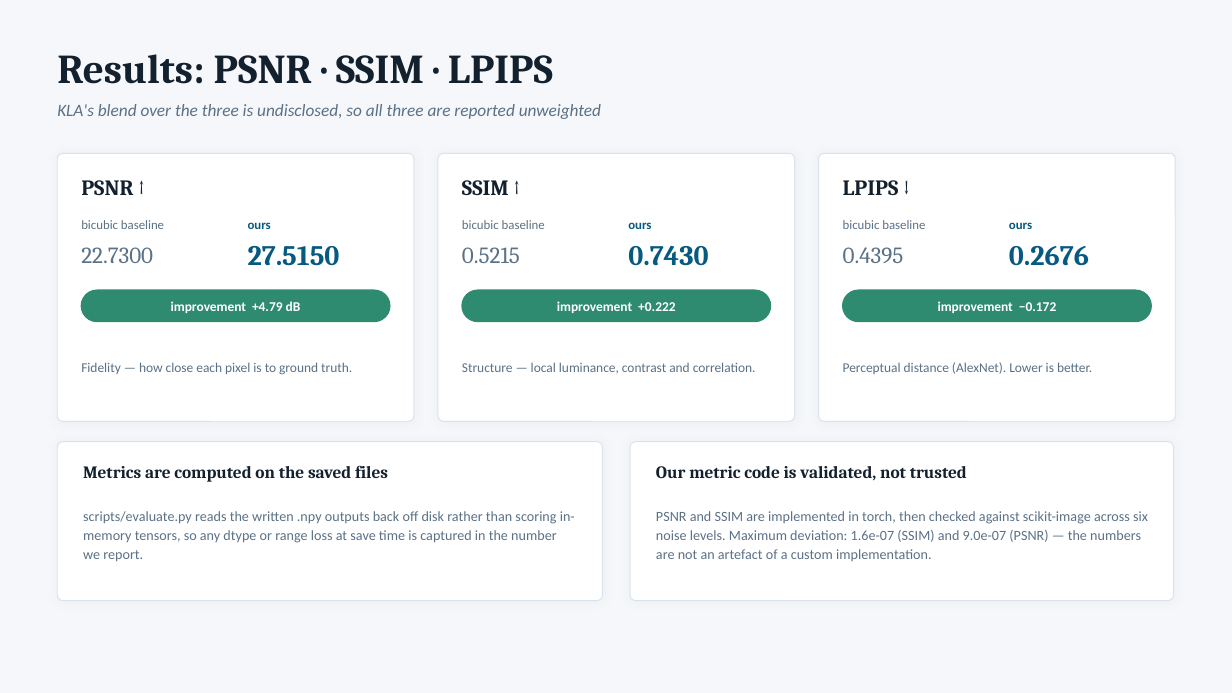
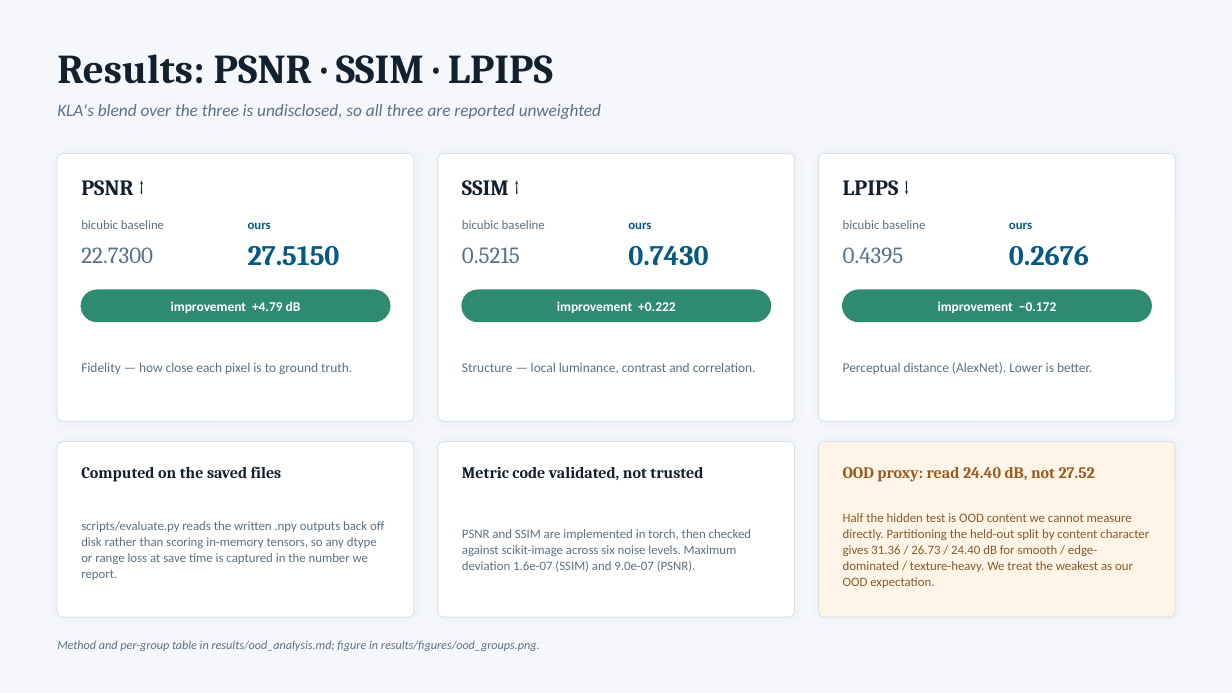
Before and after one commit to shaheeeeeeeeem/kla-restoration, a slide deck: slide 9 of solution_presentation.pptx. Drawn at 1232x693 pixels with LibreOffice and Linux fonts; fonts in the diff are those of the drawing. Boxes give left, top, right and bottom in pixels: in the first picture for what was removed or moved away, otherwise in the second. Text is boxed around its words. In the diff, an @@ line names an element or a change of style, - is before the commit and + after.

```diff
--- a/solution_presentation.pptx
+++ b/solution_presentation.pptx
@@ rounded rectangle: place and size @@
-rounded rectangle at bbox=[57, 442, 603, 601]
+rounded rectangle at bbox=[57, 442, 414, 617]
@@ rounded rectangle at bbox=[57, 442, 414, 617]: proportions changed @@
@@ rounded rectangle at bbox=[438, 442, 795, 617]: proportions changed @@
@@ rounded rectangle: place and size @@
-rounded rectangle at bbox=[630, 442, 1174, 601]
+rounded rectangle at bbox=[438, 442, 795, 617]
@@ rounded rectangle added at bbox=[819, 442, 1176, 617], fill #FFF4E8, outline #D9E2EC 0.75 pt @@
@@ text at bbox=[81, 466, 282, 482]: text changed; size 13.5 to 12.5 pt @@
-Metrics are computed on the saved files
+Computed on the saved files
@@ text at bbox=[462, 467, 703, 480]: text changed; size 13.5 to 12.5 pt @@
-Our metric code is validated, not trusted
+Metric code validated, not trusted
@@ text added at bbox=[843, 467, 1095, 482], 12.5 pt, text #9C5A1E, bold @@
+OOD proxy: read 24.40 dB, not 27.52
@@ text "scripts/evaluate.py reads the written .npy ..." at bbox=[81, 521, 384, 580]: size 11 to 10 pt; line spacing 14.5pt to 12.5pt @@
@@ text at bbox=[462, 529, 751, 572]: text changed; size 11 to 10 pt @@
-PSNR and SSIM are implemented in torch, then checked against scikit-image across six noise levels. Maximum deviation: 1.6e-07 (SSIM) and 9.0e-07 (PSNR) — the numbers are not an artefact of a custom implementation.
+PSNR and SSIM are implemented in torch, then checked against scikit-image across six noise levels. Maximum deviation 1.6e-07 (SSIM) and 9.0e-07 (PSNR).
@@ text added at bbox=[843, 513, 1149, 588], 10 pt, text #8A5A2B @@
+Half the hidden test is OOD content we cannot measure directly. Partitioning the held-out split by content character gives 31.36 / 26.73 / 24.40 dB for smooth / edge-dominated / texture-heavy. We treat the weakest as our OOD expectation.
@@ text added at bbox=[57, 640, 540, 651], 9.5 pt, text #5B7186, italic @@
+Method and per-group table in results/ood_analysis.md; figure in results/figures/ood_groups.png.
```
Also in this commit, not shown: 1 other slide changed, 8 other files.
